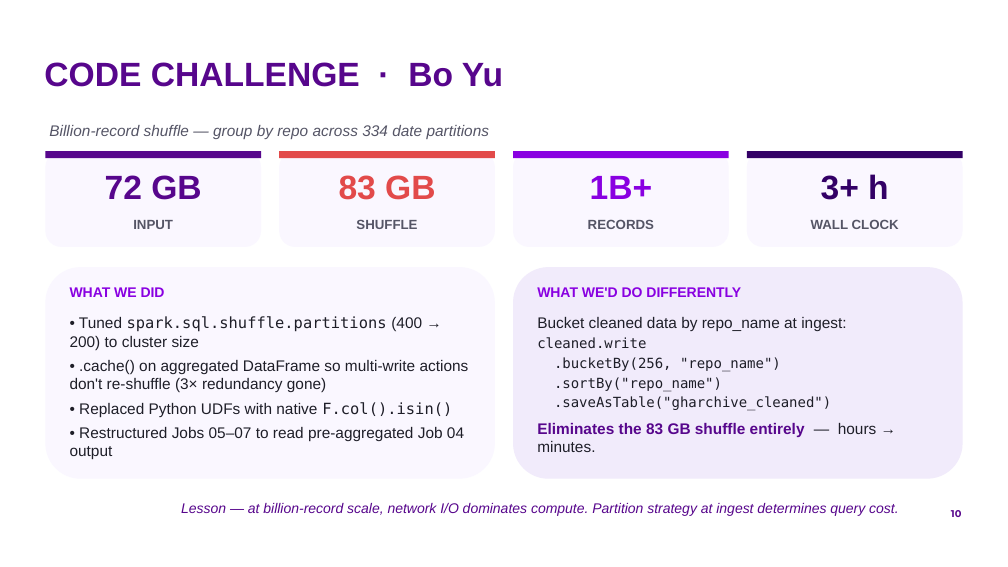
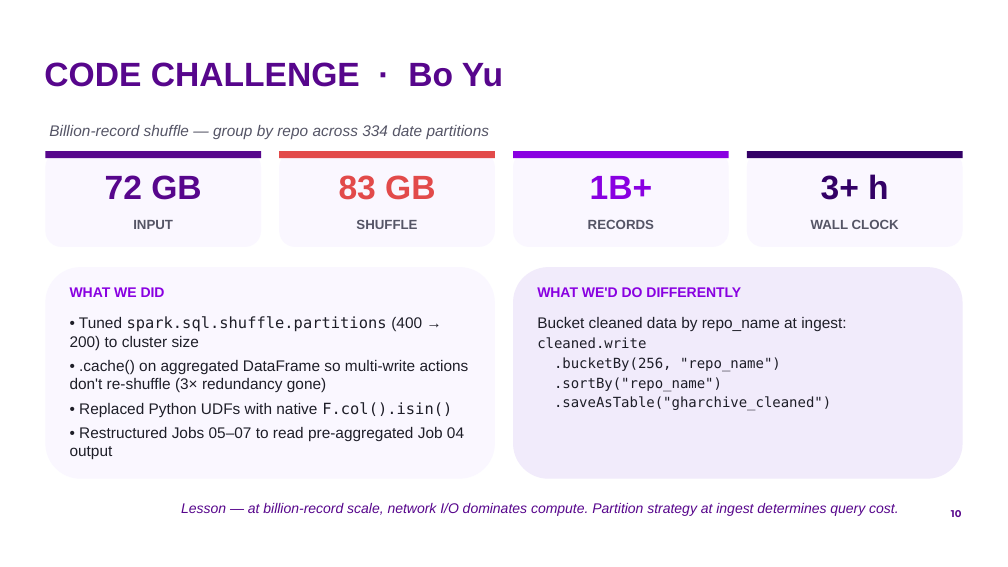
Before and after one commit to by2566-hash/OSS_Pulse, a slide deck: slide 10 of report/presentation/group9_oss_pulse.pptx. Drawn at 1008x567 pixels with LibreOffice and Linux fonts; fonts in the diff are those of the drawing; background and template pictures are left out. Boxes give left, top, right and bottom in pixels: in the first picture for what was removed or moved away, otherwise in the second. Text is boxed around its words. In the diff, an @@ line names an element or a change of style, - is before the commit and + after.

Commit message:
modify ppt

```diff
--- a/report/presentation/group9_oss_pulse.pptx
+++ b/report/presentation/group9_oss_pulse.pptx
@@ text at <box>537,423,877,452</box>: paragraph removed @@
-Eliminates the 83 GB shuffle entirely — hours → minutes.
```
Also in this commit, not shown: 1 other file.
